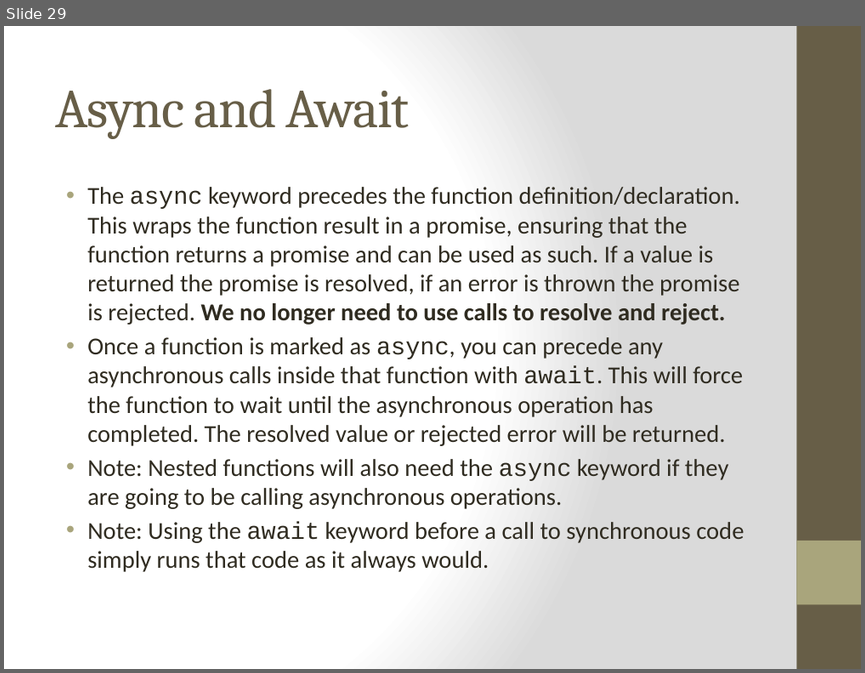
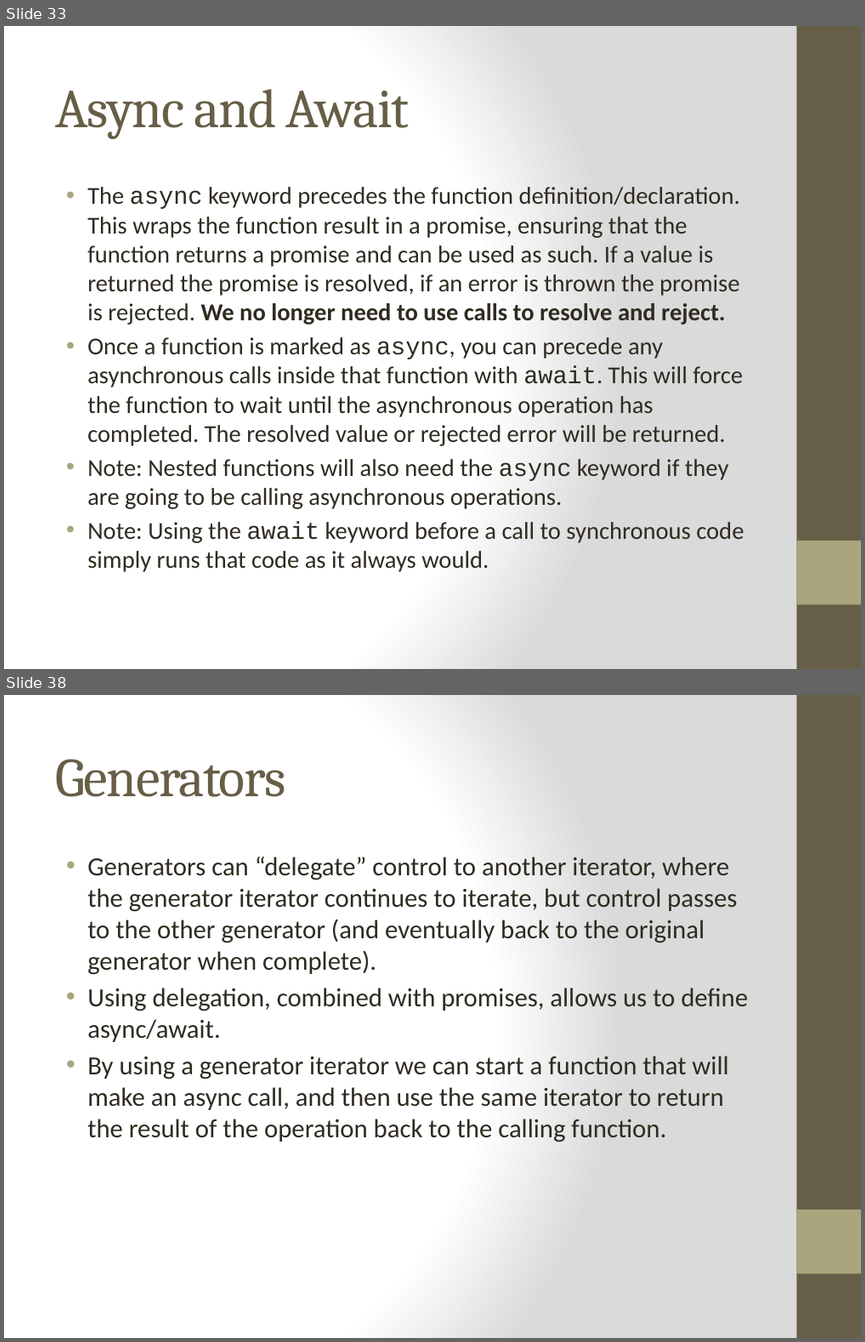
Before and after one commit to cheryly279/AsyncDiscussion, a slide deck: Async_Discussion_9_29_15.pptx. Shown one above the other, each under a label of ours: slide 29 before the commit, slides 33 and 38 after it; the slides between them are not shown. The pictures are 865x673 and 865x1342 pixels, drawn with LibreOffice and Linux fonts; fonts in the diff are those of the drawing. Boxes give left, top, right and bottom in pixels: in the first picture for what was removed or moved away, otherwise in the second. Text is boxed around its words. In the diff, an @@ line names an element or a change of style, - is before the commit and + after.

```diff
--- a/Async_Discussion_9_29_15.pptx
+++ b/Async_Discussion_9_29_15.pptx
@@ slide 38 added at box(4, 695, 861, 1338), background gradient #FFFFFF to #DADADA; not listed: 2 template elements that a slide beside it also shows @@
@@ title added at box(55, 759, 285, 797), 46 pt, text #675E47 @@
+Generators
@@ text added at box(87, 857, 748, 1142), 22 pt, text #2F2B20 @@
+• Generators can “delegate” control to another iterator, where the generator iterator continues to iterate, but control passes to the other generator (and eventually back to the original generator when complete).
+• Using delegation, combined with promises, allows us to define async/await.
+• By using a generator iterator we can start a function that will make an async call, and then use the same iterator to return the result of the operation back to the calling function.
@@ what was slide 29 is now slide 33 @@
```
Also in this commit, not shown: 4 slides changed, 7 other slides added, 7 slides removed, 1 other file.
